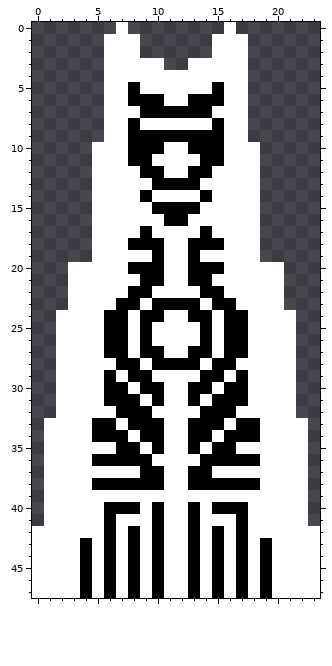
Edited in one commit: pixel-art file (aseprite/Player/Gun/cosmic_gun.aseprite). Above is the file before it was changed.
24x48 pixels, 1 frame.
Now the later version:
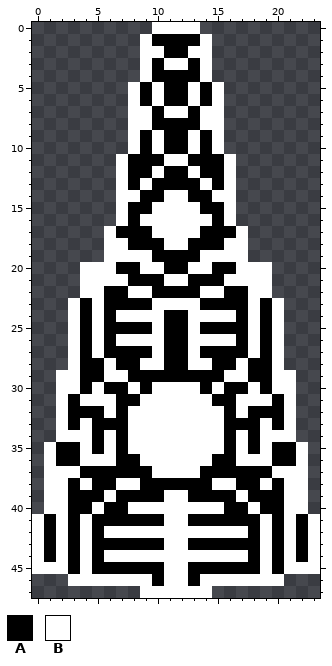
Palette (. is transparent): A #000000  B #ffffff
Log entry: Reworked every gun & base
Changes in this commit:
layer "Layer 1" now hidden
layer "Layer 2" added
Changed rows in their new state; - is an unchanged pixel.
first column x 0:
 0 -------.--BBBB--.-------
 1 ------...BAAAAB...------
 2 ------...BBAABB...------
 3 ------...-ABBA-...------
 4 ------...-AAAA-...------
 5 ------..BA-AA-AB..------
 6 ------..B-BAAB-B..------
 7 ------..-B-BB-B-..------
 8 ------..B-AAAA-B..------
 9 ------..B-B--B-B..------
10 -----...B-BAAB-B...-----
11 -----..---A--A---..-----
12 -----..-A-BAAB-A-..-----
13 -----..-A------A-..-----
14 -----..---A--A---..-----
15 -----..-AABBBBAA-..-----
16 -----..-A--BB--A-..-----
17 -----.-AA------AA-.-----
18 -----.------------.-----
19 -----.-----AA-----.-----
20 ---.---A-BBAABB-A---.---
21 ---.----A------A----.---
22 ---.--AABBAAAABBAA--.---
23 ----A-A--ABBBBA--A-A----
24 --.-A--B-BBAABB-B--A-.--
25 --.-A---A--AA--A---A-.--
26 --.-A--B-B-AA-B-B--A-.--
27 --.-A---A-BAAB-A---A-.--
28 --.-AA----B--B----AA-.--
29 ----AAB---AAAA---BAA----
30 ----A-----B--B-----A----
31 ---A--B---B--B---B--A---
32 ---AAA--BB----BB--AAA---
33 -.-A---ABBB--BBBA---A-.-
34 -.----B--BB--BB--B----.-
35 --AA-A--B-B--B-B--A-AA--
36 --AA-BB--B----B--BB-AA--
37 ----AAAAA-B--B-AAAAA----
38 ---A---BB--AA--BB---A---
39 ---AAA-AAAA--AAAA-AAA---
40 ---AA---B-B--B-B---AA---
41 BA-A-A-AAA----AAA-A-A-AB
42 -A-A-AB-B-B--B-B-BA-A-A-
43 -A-ABA-A-A----A-A-ABA-A-
44 -A-ABAB-B-B--B-B-BABA-A-
45 ---ABA-A-A----A-A-ABA---
46 ...-B-B-B------B-B-B-...
47 .........-B--B-.........
Changed places in both pictures, as pixel boxes (x1, y1, x2, y2):
changed: (32, 22, 320, 598)
